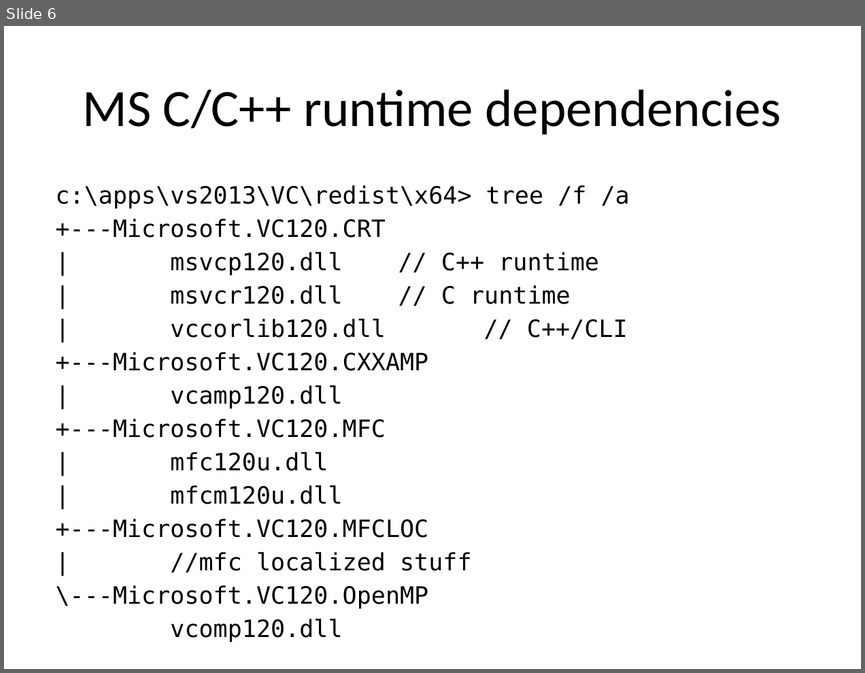
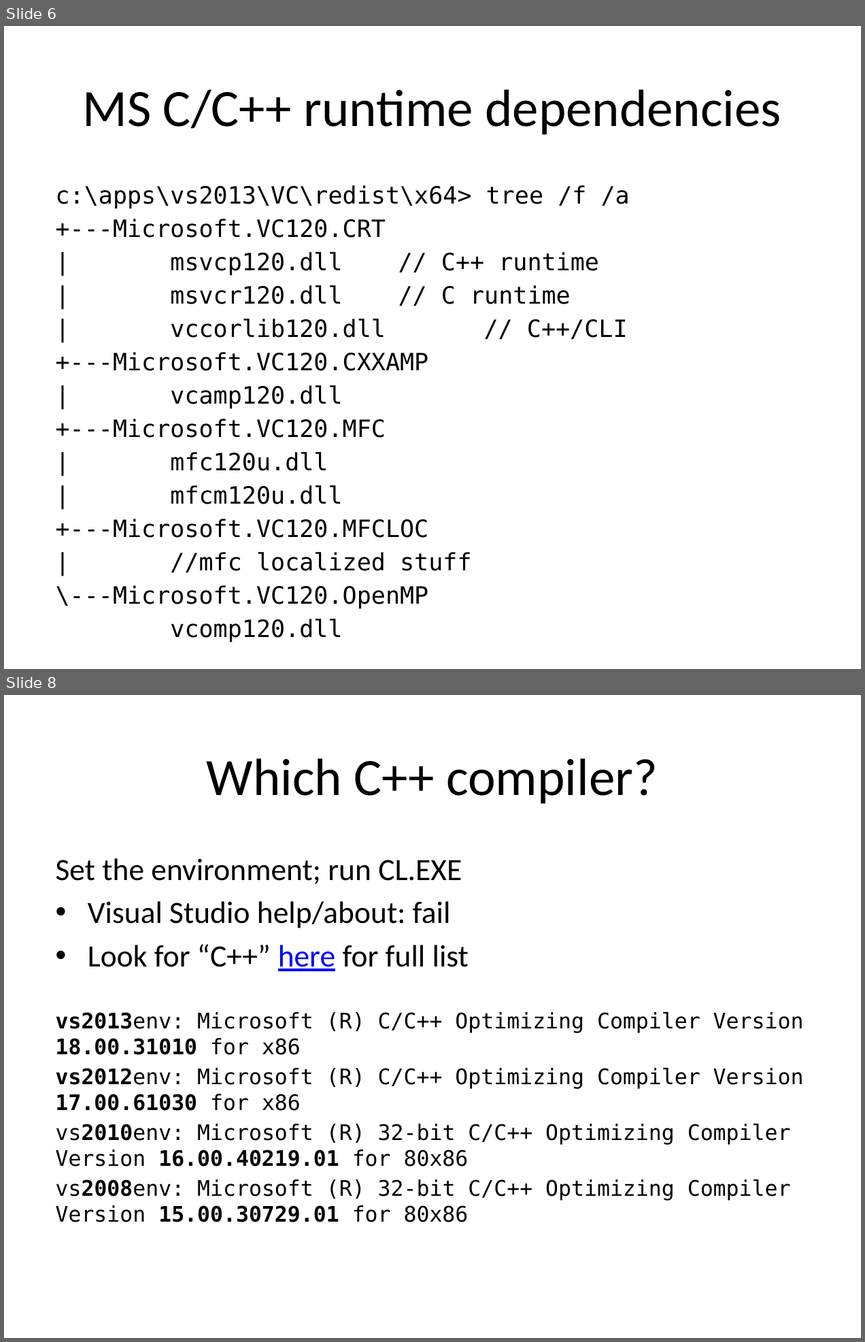
Before and after one commit to fellmad/FunWithCpp11, a slide deck: doc/Fun_with_C++11.pptx. Shown one above the other, each under a label of ours: slide 6 before the commit, slides 6 and 8 after it; the slides between them are not shown. The pictures are 865x673 and 865x1342 pixels, drawn with LibreOffice and Linux fonts; fonts in the diff are those of the drawing. Boxes give left, top, right and bottom in pixels: in the first picture for what was removed or moved away, otherwise in the second. Text is boxed around its words. In the diff, an @@ line names an element or a change of style, - is before the commit and + after.

Commit message:
pptx

```diff
--- a/doc/Fun_with_C++11.pptx
+++ b/doc/Fun_with_C++11.pptx
@@ slide 8 added at [4, 695, 861, 1338], background #FFFFFF @@
@@ title added at [207, 758, 657, 804], 44 pt, text #000000 @@
+Which C++ compiler?
@@ text added at [56, 858, 804, 1222], 18 pt, text #000000 @@
+Set the environment; run CL.EXE
+• Visual Studio help/about: fail
+• Look for “C++” here for full list
+vs2013env: Microsoft (R) C/C++ Optimizing Compiler Version 18.00.31010 for x86
+vs2012env: Microsoft (R) C/C++ Optimizing Compiler Version 17.00.61030 for x86
+vs2010env: Microsoft (R) 32-bit C/C++ Optimizing Compiler Version 16.00.40219.01 for 80x86
+vs2008env: Microsoft (R) 32-bit C/C++ Optimizing Compiler Version 15.00.30729.01 for 80x86
```
Also in this commit, not shown: 1 other slide added.
